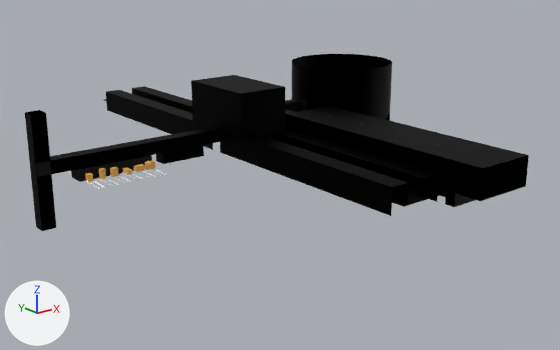
An edit to the FBX model Assets/Models/Places/base corridors.fbx, drawn before and after from the same camera.
Rendered twice from a 50 mm camera at (-204.0, -505.0, 163.0) aimed at (171.0, -37.0, -25.0). The axes (+X, +Y, +Z) are drawn at lower left. The lights are the same throughout. Where no turn or scale is listed for an object, it has been applied to the vertices.

Names of what the first picture shows: 'Base corridors 1', 'Base corridors 2'.
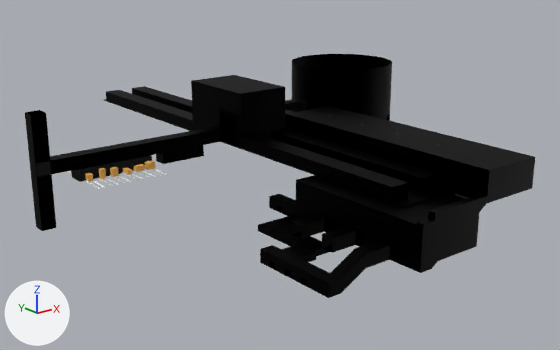
Location of each change, [x1, y1, x2, y2] in pixels of the pictures (560 x 350 px; the box of a moved part takes in the faces that stretch with it):
'Base corridors 1', reshaped
    before: [285, 54, 529, 207]
    after: [260, 54, 535, 298]
'Площина', added (black)
    after: [258, 194, 330, 262]
part 1 of me_base_corridors_002, built on
    before: [446, 177, 481, 201]
    after: [260, 155, 535, 298]
part 2 of me_base_corridors_001, moved or reshaped
    before: [104, 92, 450, 216]
    after: [104, 92, 450, 207]

The change, as a diff of the scene's bpy script:
```diff
--- a/Assets/Models/Places/base corridors.fbx.py
+++ b/Assets/Models/Places/base corridors.fbx.py
@@ me_base_corridors_001 @@
 # used by ob_base_corridors_2; location = (0.0, 0.0, 0.0)
-me_base_corridors_001.from_pydata(...)  # 184 vertices, 222 faces; spans x -15.0..182.0, y -200.0..210.0, z -39.0..45.0
+me_base_corridors_001.from_pydata(...)  # 178 vertices, 215 faces; spans x -15.0..182.0, y -200.0..210.0, z -39.0..45.0
+# me_base_corridors_001 part 2
+# 16 vertices are removed from x 138.0..182.0, y -190.0..200.0, z -8.0..0.0
+# 30 faces are deleted
+# 2 vertices move from x 138.0..182.0, y -30.0, z -8.0 to x 138.0..182.0, y -30.0, z 1.0
+# 3 vertices are added at (138.0, 0.0, 1.0), (182.0, -181.0, 1.0), (138.0, -181.0, 1.0)
+# 7 new vertices lie (0.0, 0.0, -10.0) away from vertices in x 138.0..182.0, y -190.0..200.0, z 11.0
+# 23 new faces join them, mat_tube (black #000000)
 me_base_corridors_001.materials.append(mat_tube)
@@ me_base_corridors_002 @@
 # used by ob_base_corridors_1; location = (0.0, 0.0, 0.0)
-me_base_corridors_002.from_pydata(...)  # 302 vertices, 283 faces; spans x 182.0..320.0, y -224.0..50.0, z -8.0..52.0
+me_base_corridors_002.from_pydata(...)  # 464 vertices, 439 faces; spans x 73.0..320.0, y -229.0..50.0, z -40.0..52.0
+# me_base_corridors_002 part 1
+# 4 faces are deleted
+# 73 vertices are added at x 73.0..202.0, y -229.0..-144.0, z -40.0..17.0
+# 10 new vertices lie (0.0, -5.0, 0.0) away from vertices in x 182.0..230.0, y -224.0, z 1.0..23.0
+# 57 new vertices lie (0.0, 10.0, 0.0) away from vertices in x 73.0..202.0, y -204.0..-144.0, z -40.0..0.0
+# 8 new vertices lie (0.0, 20.0, 0.0) away from vertices in x 123.0..182.0, y -134.0, z -29.0..0.0
+# 6 new vertices lie (0.0, -20.0, 0.0) away from vertices in x 123.0..182.0, y -204.0, z -29.0..0.0
+# 8 new vertices lie (0.0, -5.0, 0.0) away from vertices in x 73.0..133.0, y -224.0..-179.0, z -40.0..-29.0
+# 160 new faces join them
 me_base_corridors_002.materials.append(mat_tube)
@@ me_площина @@
+me_площина.from_pydata(...)  # 150 vertices, 149 faces; spans x -0.5..67.5, y -6.5..90.5, z -2.4..7.1
+me_площина.materials.append(mat_tube)  # black #000000
@@ ob_площина @@
+ob_площина = bpy.data.objects.new('Площина', me_площина)
+ob_площина.location = (83.5, -151.5, -37.1)
```
